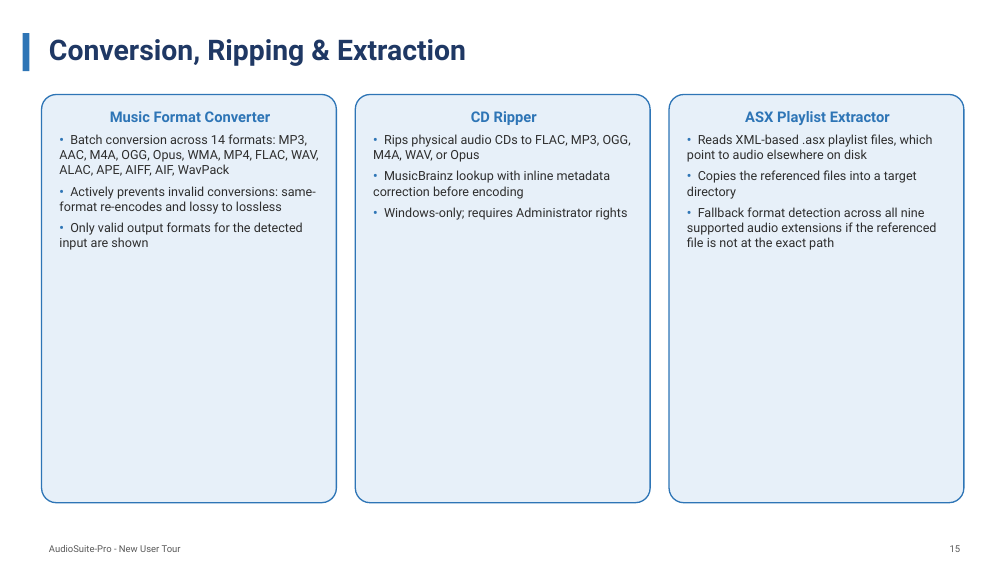
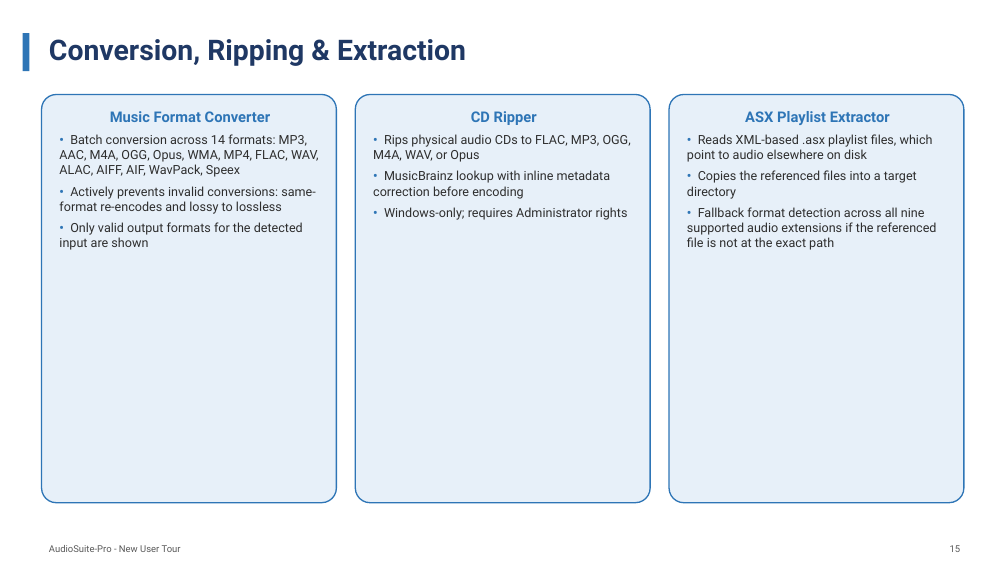
Before and after one commit to wilte01/AudioSuite-Pro, a slide deck: slide 18 of documentation/user_guides/suite_overview/AudioSuite-Pro_New_User_Presentation.pptx. Drawn at 1008x567 pixels with LibreOffice and Linux fonts; fonts in the diff are those of the drawing. Boxes give left, top, right and bottom in pixels: in the first picture for what was removed or moved away, otherwise in the second. Text is boxed around its words. In the diff, an @@ line names an element or a change of style, - is before the commit and + after.

```diff
--- a/documentation/user_guides/suite_overview/AudioSuite-Pro_New_User_Presentation.pptx
+++ b/documentation/user_guides/suite_overview/AudioSuite-Pro_New_User_Presentation.pptx
@@ text in rounded rectangle at box(59, 134, 319, 177): text changed @@
-• Batch conversion across 14 formats: MP3, AAC, M4A, OGG, Opus, WMA, MP4, FLAC, WAV, ALAC, APE, AIFF, AIF, WavPack
+• Batch conversion across 14 formats: MP3, AAC, M4A, OGG, Opus, WMA, MP4, FLAC, WAV, ALAC, AIFF, AIF, WavPack, Speex
```
Also in this commit, not shown: 1 other file.
